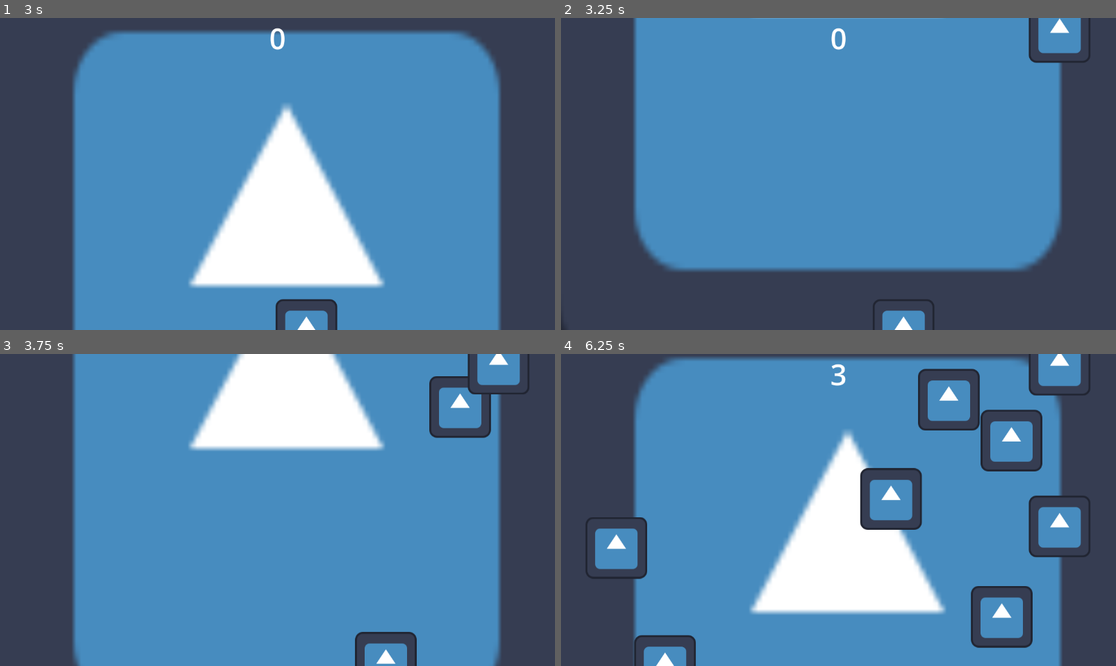
Above: before the commit, frames 1-4 (two rows, left to right).
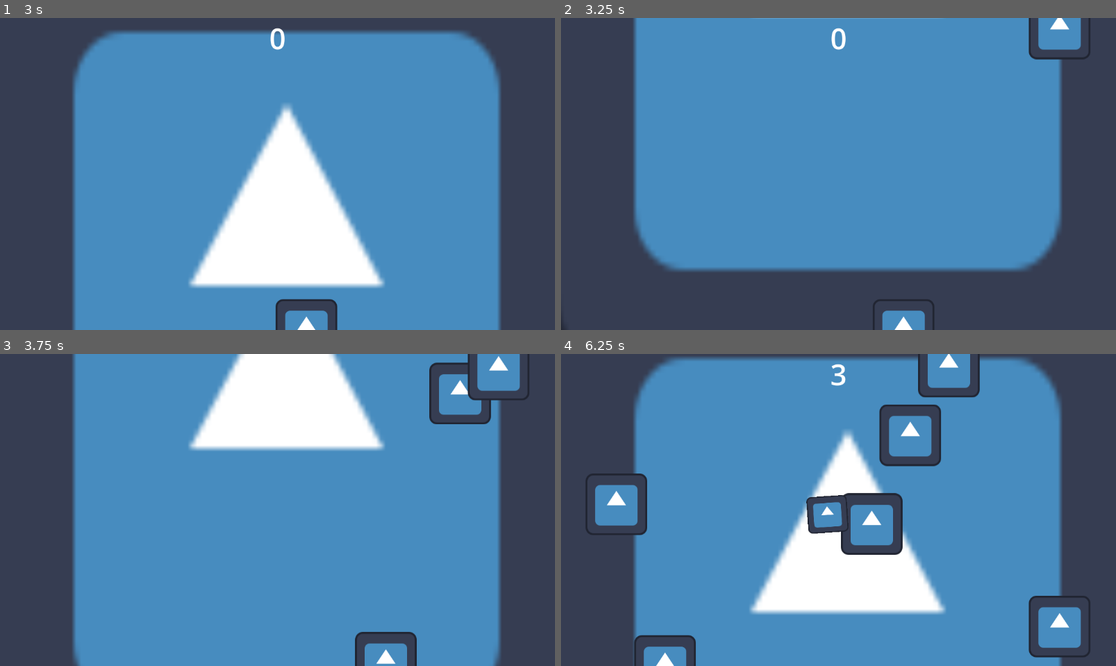
Above: after the commit, the same moments.

Repository: Trimlocgit/FreeWay
Game: Godot game, scene res://main.tscn
Two runs of this game, one before a commit and one after it. Both use one fixed random seed, a clock stepped at 60 frames per second and the inputs below. The engine's default icon, where the game draws it, is replaced by a stand-in: a white triangle on a blue panel in a dark square.
Inputs:
- Up to frame 1 (3 s): click "Start" at 0.5 s; hold D (droite) 1.28-2.03 s; hold Down (Ralentire) 1.28-2.03 s; hold A (gauche) 2.03-2.78 s; tap Down (Ralentire) at 2.1 s; hold D (droite) from 2.78 s (still down); hold Down (Ralentire) from 2.78 s (still down)
- Up to frame 2 (3.25 s): keep holding D (droite); keep holding Down (Ralentire)
- Up to frame 3 (3.75 s): release D (droite) at 3.53 s; release Down (Ralentire) at 3.53 s; hold Up (Accelerer) from 3.53 s (still down); tap Down (Ralentire) at 3.6 s
- Up to frame 4 (6.25 s): release Up (Accelerer) at 4.28 s; hold Down (Ralentire) 4.28-5.03 s; hold A (gauche) from 4.28 s (still down); tap Down (Ralentire) at 5.1 s; hold Down (Ralentire) from 5.78 s (still down)

Frame 1 is identical in both runs. In frame 2, 0.3% of the frame differs, in the area x 84-96%, y 0-15%; in frame 3, 1.8%; in frame 4, 15%, in the area x 4-96%, y 0-98%.

Commit message:
Commencer à implémenter les pièces

Diff:
--- a/main.tscn
+++ b/main.tscn
@@ -1,9 +1,10 @@
-[gd_scene load_steps=9 format=3 uid="uid://6yuqi14bgbq3"]
+[gd_scene load_steps=10 format=3 uid="uid://6yuqi14bgbq3"]
 
 [ext_resource type="Script" uid="uid://bvtkug8ei06yk" path="res://script/main.gd" id="1_h2yge"]
 [ext_resource type="PackedScene" uid="uid://1am11f3xxovq" path="res://player.tscn" id="1_ig7tw"]
 [ext_resource type="PackedScene" uid="uid://kfxjihrf8u85" path="res://route.tscn" id="2_0xm2m"]
 [ext_resource type="PackedScene" uid="uid://ubvxbribfe3x" path="res://voiture.tscn" id="2_1bvp3"]
+[ext_resource type="PackedScene" uid="uid://be0oxey2hq6b5" path="res://coin.tscn" id="3_5vw27"]
 [ext_resource type="PackedScene" uid="uid://cordmmyg748wj" path="res://file_save_config.tscn" id="3_272bh"]
 [ext_resource type="PackedScene" uid="uid://fby0pjtkpiy7" path="res://hud.tscn" id="5_lquwl"]
 [ext_resource type="PackedScene" uid="uid://bhlnglea3rrwf" path="res://menu_pause.tscn" id="6_7mycd"]
@@ -17,6 +18,7 @@
 [node name="main" type="Node"]
 script = ExtResource("1_h2yge")
 voiture_scene = ExtResource("2_1bvp3")
+coin_scene = ExtResource("3_5vw27")
 
 [node name="FileSaveConfig" parent="." instance=ExtResource("3_272bh")]
 
@@ -48,6 +50,7 @@
 [node name="MenuPause" parent="." groups=["Persist"] instance=ExtResource("6_7mycd")]
 
 [connection signal="hit" from="Player" to="." method="_on_player_hit"]
+[connection signal="plusCoin" from="Player" to="." method="_on_player_plus_coin"]
 [connection signal="timeout" from="TimerVoiture" to="." method="_on_timer_voiture_timeout"]
 [connection signal="timeout" from="TimerScore" to="." method="_on_timer_score_timeout"]
 [connection signal="timeout" from="TimerStart" to="." method="_on_timer_start_timeout"]
--- a/script/main.gd
+++ b/script/main.gd
@@ -3,8 +3,10 @@
 @onready var menuPause = $MenuPause
 @onready var saveConf = $FileSaveConfig
 @export var voiture_scene: PackedScene
+@export var coin_scene: PackedScene
 var score
 var pause = false
+var coins
 
 func gameOver():
 	$TimerScore.stop()
@@ -22,26 +24,33 @@
 	$TimerStart.start()
 
 func _on_timer_voiture_timeout() -> void:
+	var element
+	var spawn = randi_range(0, 6)
+
 	#Peut être opti
-	var voiture = voiture_scene.instantiate()
+	if spawn < 2:
+		element = coin_scene.instantiate()
+	else:
+		element = voiture_scene.instantiate()
+
 	var liste_spawn = [115, 345, 575, 805, 1035]
-	var voiture_location = $PathVoiture/VoitureSpawnLocation
-	voiture_location.progress_ratio = randf()
+	var element_location = $PathVoiture/VoitureSpawnLocation
+	element_location.progress_ratio = randf()
 
 	#Choisit une des quatres voie
-	voiture_location.position = Vector2(liste_spawn[voiture.caseDepart], 0)
+	element_location.position = Vector2(liste_spawn[element.caseDepart], 0)
 
-	voiture.position = voiture_location.position
+	element.position = element_location.position
 
-	#Met la voiture perpendiculaire
-	var direction = voiture_location.rotation + PI / 2
+	#Met l'element perpendiculaire
+	var direction = element_location.rotation + PI / 2
 
 
-	#Varie la vitesse de la voiture
+	#Varie la vitesse de l'element
 	var velocite = Vector2(randf_range(150 + score, 250 + score), 0)
-	voiture.linear_velocity = velocite.rotated(direction)
+	element.linear_velocity = velocite.rotated(direction)
 
-	add_child(voiture)
+	add_child(element)
 
 func _ready() -> void:
 	#Charge les données
@@ -92,3 +101,8 @@
 		"score" : score
 	}
 	return save_dict
+
+
+
+func _on_player_plus_coin() -> void:
+	coins += 1
--- a/script/player.gd
+++ b/script/player.gd
@@ -1,6 +1,7 @@
 extends Area2D
 
 signal hit
+signal plusCoin
 
 @export var vitesse = 300 # Vitesse du joueur
 var tailleEcran # Taille de l'écran (limite de jeux)
@@ -33,10 +34,13 @@
 		}
 
 func _on_body_entered(body: Node2D) -> void:
-	pass
-	hit.emit()
-	hide()
-	$CollisionShape2D.set_deferred("disabled", true)
+	if body.name == "voiture":
+		hit.emit()
+		hide()
+		$CollisionShape2D.set_deferred("disabled", true)
+	elif body.name == "coin":
+		print("+1")
+		plusCoin.emit()
 
 
 #Fonction appelé lors du lancement d'une nouvelle partie
